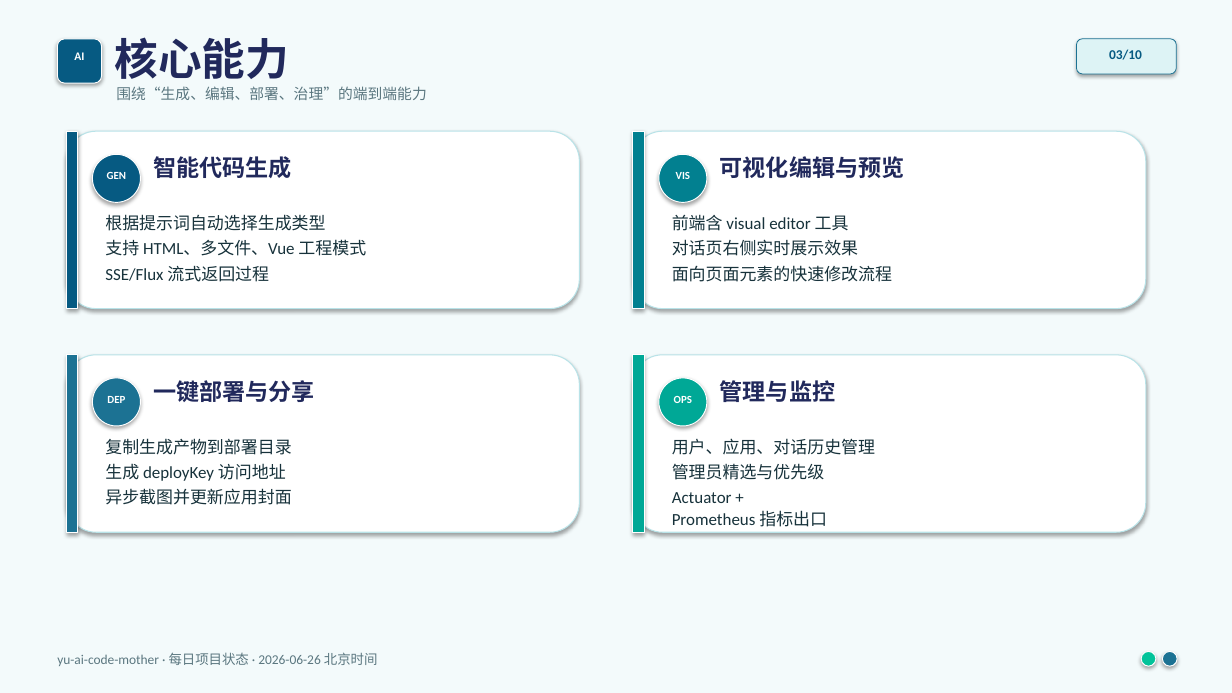
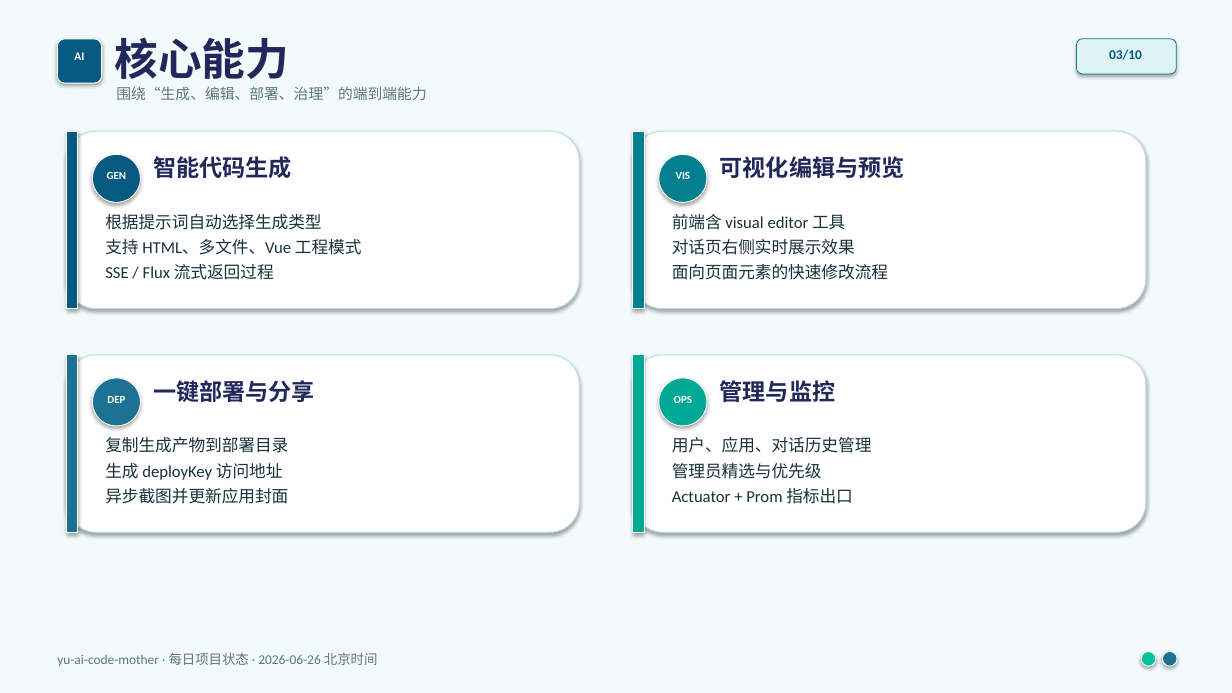
Before and after one commit to liyupi/yu-ai-code-mother, a slide deck: slide 3 of docs/reports/project-status-2026-06-26.pptx. Drawn at 1232x693 pixels with LibreOffice and Linux fonts; fonts in the diff are those of the drawing. Boxes give left, top, right and bottom in pixels: in the first picture for what was removed or moved away, otherwise in the second. Text is boxed around its words. In the diff, an @@ line names an element or a change of style, - is before the commit and + after.

```diff
--- a/docs/reports/project-status-2026-06-26.pptx
+++ b/docs/reports/project-status-2026-06-26.pptx
@@ text "前端含 visual editor 工具" at [672, 214, 888, 280]: size 13.2 to 13 pt @@
@@ text at [105, 214, 362, 255]: size 13.2 to 13 pt in "根据提示词自动选择生成类型", "支持 HTML、多文件、Vue 工程模式" @@
@@ text at [105, 264, 274, 280]: text changed; size 13.2 to 13 pt @@
-SSE/Flux 流式返回过程
+SSE / Flux 流式返回过程
@@ text "复制生成产物到部署目录" at [105, 437, 288, 504]: size 13.2 to 13 pt @@
@@ text at [672, 437, 872, 479]: size 13.2 to 13 pt in "用户、应用、对话历史管理", "管理员精选与优先级" @@
@@ text at [672, 488, 853, 504]: text changed; size 13.2 to 13 pt @@
-Actuator +
-Prometheus 指标出口
+Actuator + Prom 指标出口
```
Also in this commit, not shown: 9 other slides changed.
